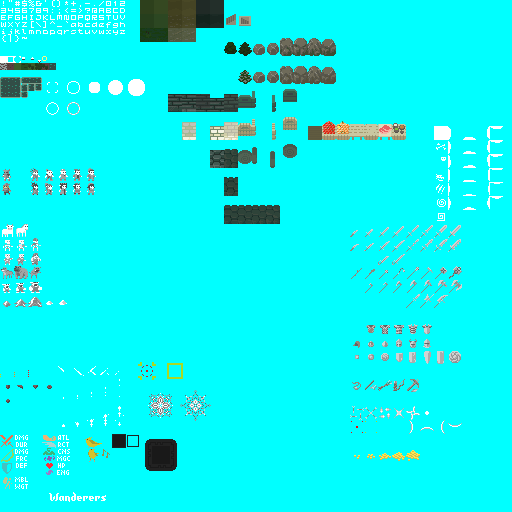
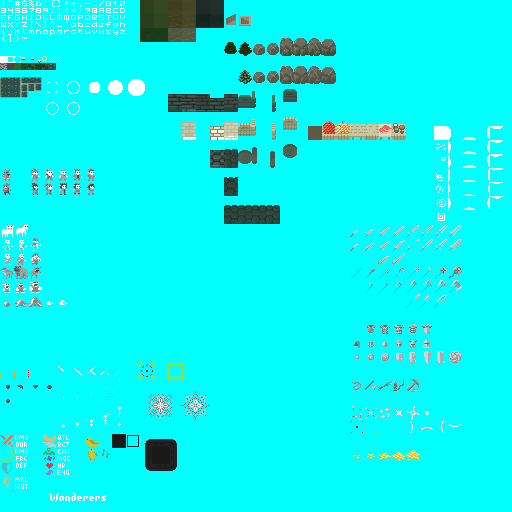
The second 512x512 image is a revision of the first. Changes to its layers:
painted on "Main" over (50, 40, 281, 70)
